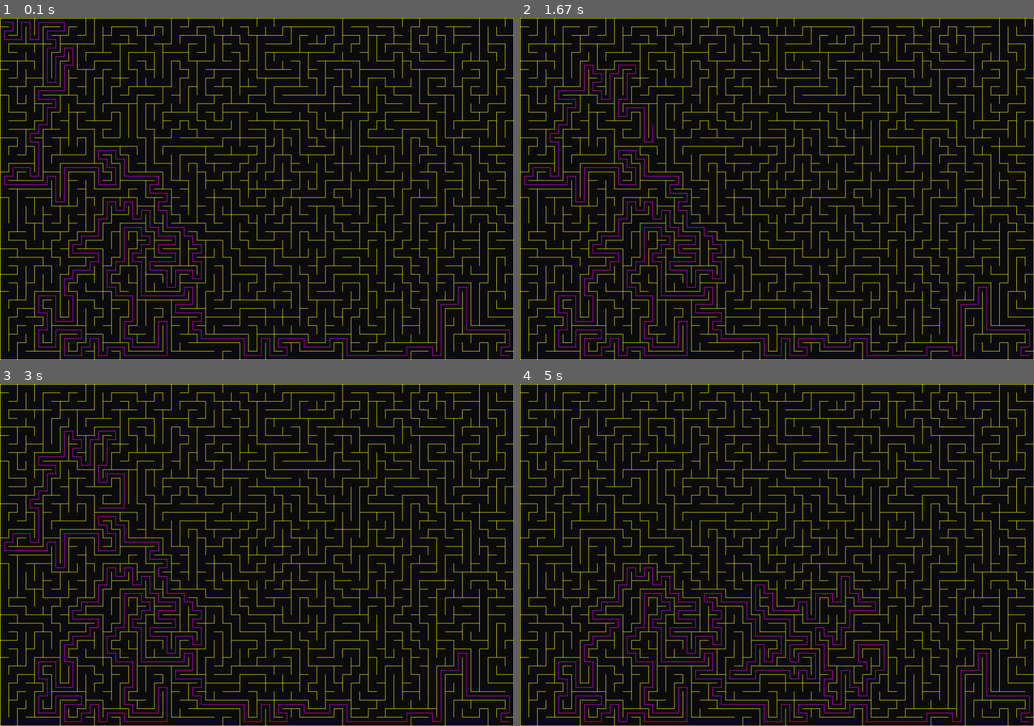
Above: before the commit, frames 1-4 (two rows, left to right).
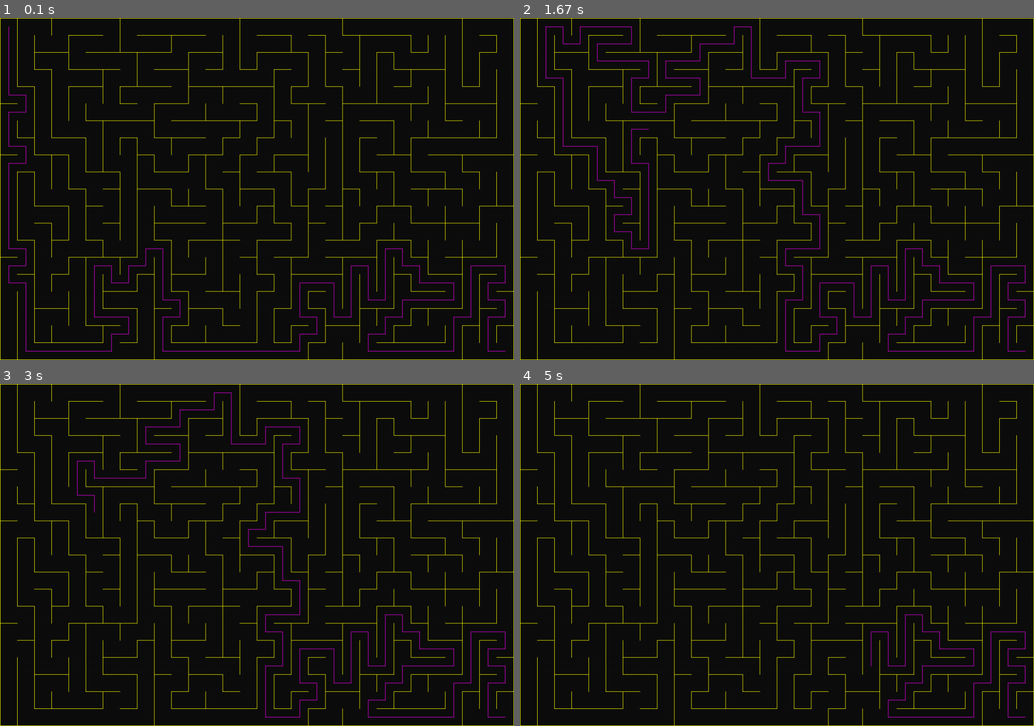
Above: after the commit, the same moments.

Repository: TheRaphael0000/2DMazeGenerationAStarPyGame
Game: pygame game, started from main.py
Two runs of this game, one before a commit and one after it. Both use one fixed random seed, a clock stepped at 60 frames per second and the inputs below.
Inputs (mouse positions are in pixels of both pictures, inside the frame that each line leads up to):
- Up to frame 1 (0.1 s): no input
- Up to frame 2 (1.67 s): click (777, 189) at 0.38 s; click (828, 264) at 0.72 s; click (967, 308) at 1.05 s; click (653, 120) at 1.38 s
- Up to frame 3 (3 s): click (241, 496) at 1.72 s; click (174, 442) at 2.05 s; click (61, 479) at 2.38 s; click (97, 510) at 2.72 s
- Up to frame 4 (5 s): click (890, 469) at 3.05 s; click (627, 534) at 3.38 s; click (915, 592) at 3.72 s; click (694, 442) at 4.05 s; click (956, 551) at 4.38 s; click (869, 667) at 4.72 s

The runs differ from the first frame. In frame 1, 13% of the frame differs, in the area x 0-100%, y 0-100%; in frame 2, 13%; in frame 3, 13%; in frame 4, 13%.

Commit message:
change example

Diff:
--- a/main.py
+++ b/main.py
@@ -5,9 +5,9 @@
 
 pygame.init()
 
-W = 60
-H = 40
-SCALE = 20
+W = 30
+H = 20
+SCALE = 40
 
 start, goal = (0, 0), (W-1, H-1)
 
Binary file changed: screenshot/example.png
